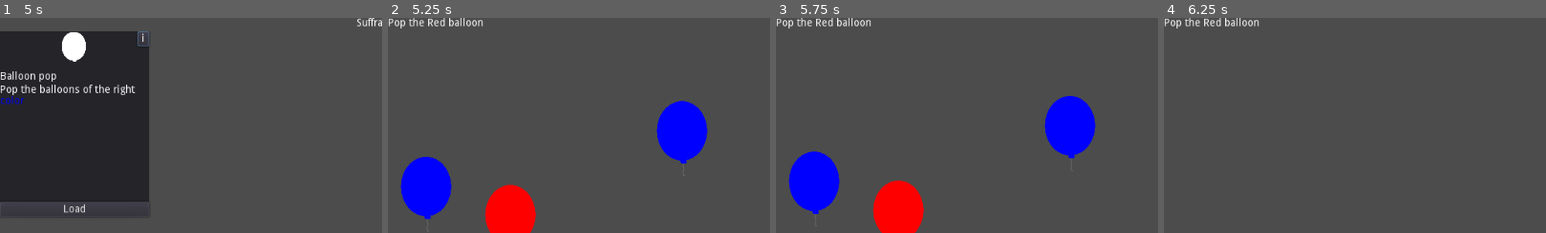
Above: before the commit, frames 1-4 (left to right).
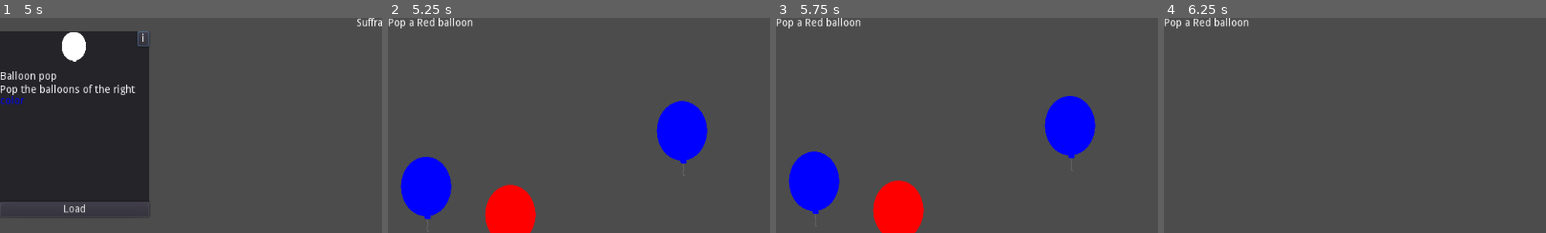
Above: after the commit, the same moments.

Repository: letsgamedev/Suffragium
Game: Godot game, scene res://menu/emptySzene.tscn
The game is run twice, just before and just after one commit, with the same random seed, the same clock (stepped at 60 frames per second) and the same inputs. The engine's default icon, where the game draws it, is replaced by a stand-in: a white triangle on a blue panel in a dark square.
Inputs (mouse positions are % of the whole screen's width and height, from its top left):
- Up to frame 1 (5 s): click "i" at 0.5 s; click "OK" at 1.25 s; click "i" at 2 s; click "OK" at 2.75 s; click "i" at 3.5 s; click "OK" at 4.25 s
- Up to frame 2 (5.25 s): click "Load" at 5 s
- Up to frame 3 (5.75 s): no input
- Up to frame 4 (6.25 s): click (92, 26) at 5.75 s
The pictures show only the part of the screen within x 0-50%, y 0-50%; the shares and areas given below are measured in that part.

Frame 1 is identical in both runs. In frame 2, 0.5% of the frame differs, in the area x 5-25%, y 0-4%; in frame 3, 0.5%; in frame 4, 0.5%.

Commit message:
Logikfehler in der farb message gefixt und in eine Konstante verlegt

Diff:
--- a/game/games/testgame/balloonPop.gd
+++ b/game/games/testgame/balloonPop.gd
@@ -2,6 +2,7 @@
 extends MarginContainer
 
 const END_MESSAGE := "You got %s points!"
+const COLOR_MESSAGE := "Pop a %s balloon"
 const STATUS_MESSAGE := "You'r in stage %s/10 and have %s points!"
 
 var balloon_scene := preload("res://games/testgame/balloon.tscn")
@@ -35,7 +36,7 @@
 
 func start():
 	var i = _rng.randi_range(0, colors.size() - 1)
-	_color_label.text = "Pop the %s balloon" % colors.keys()[i]
+	_color_label.text = COLOR_MESSAGE % colors.keys()[i]
 	search_color = colors.values()[i]
 	call_deferred("_spawn")
 
